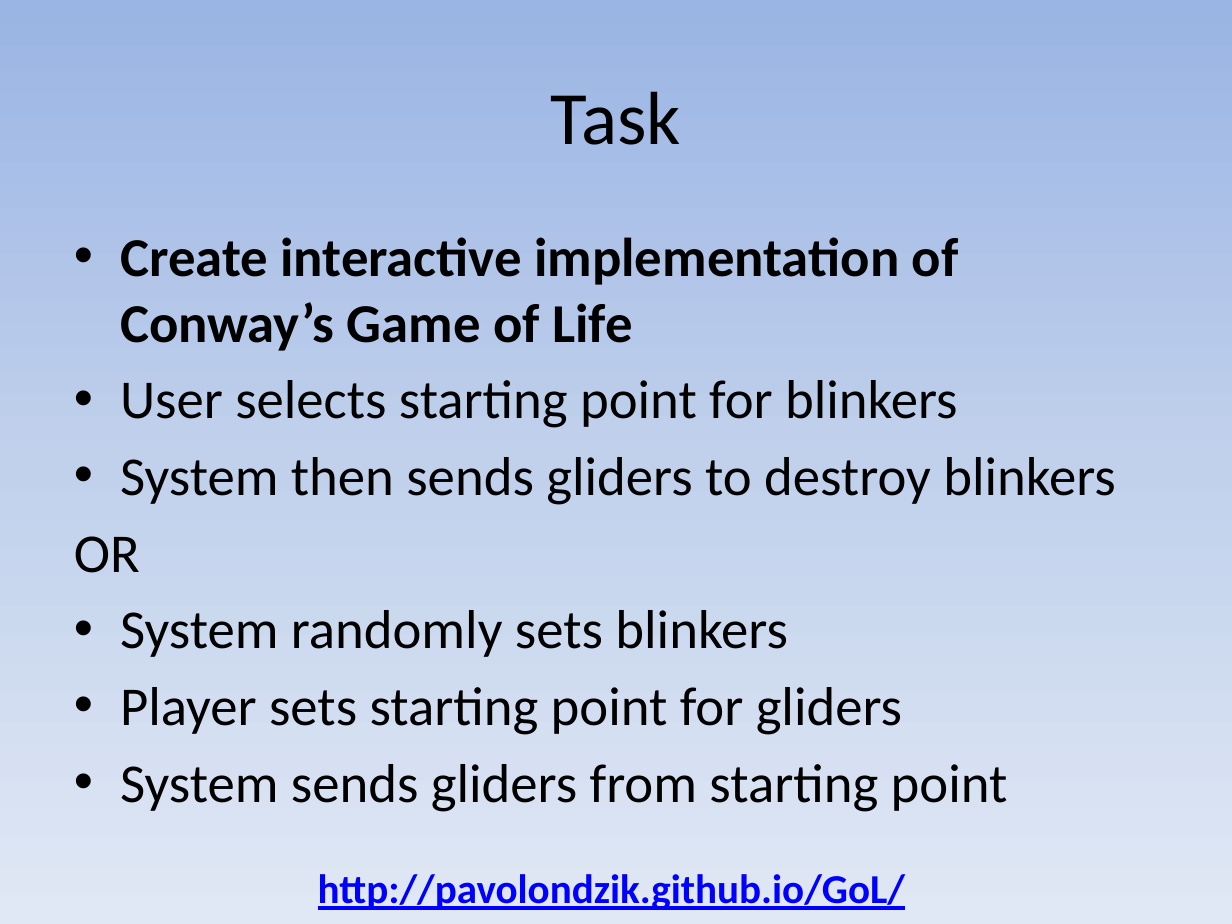
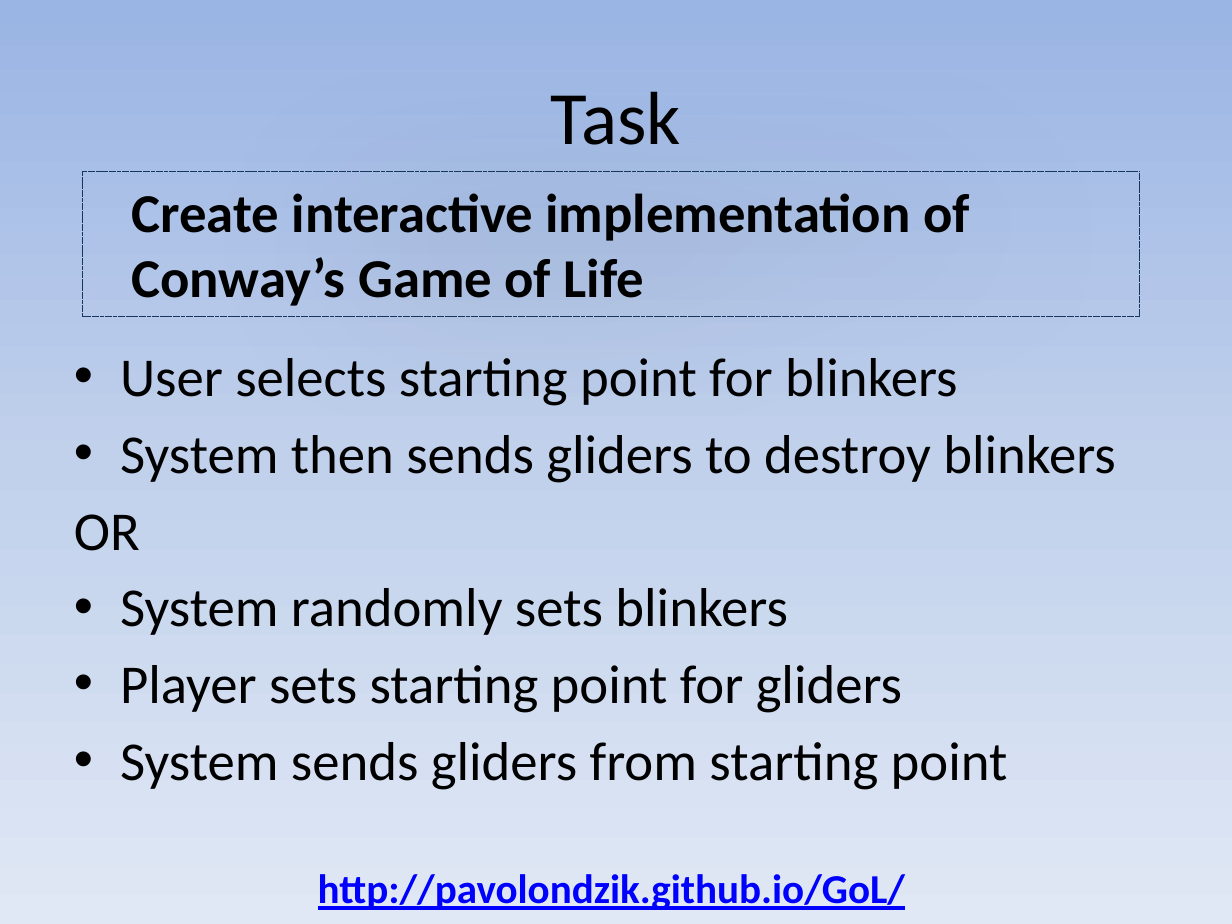
Before and after one commit to pavolondzik/GoL, a slide deck: slide 2 of Conway's Game of Life.pptx. Drawn at 1232x924 pixels with LibreOffice and Linux fonts; fonts in the diff are those of the drawing. Boxes give left, top, right and bottom in pixels: in the first picture for what was removed or moved away, otherwise in the second. Text is boxed around its words. In the diff, an @@ line names an element or a change of style, - is before the commit and + after.

```diff
--- a/Conway's Game of Life.pptx
+++ b/Conway's Game of Life.pptx
@@ rectangle added at (x1=83, y1=171, x2=1140, y2=317), outline #17375E 0.75 pt dashed, 32 pt, text #000000, bold @@
+Create interactive implementation of
+Conway’s Game of Life
@@ text at (x1=120, y1=237, x2=959, y2=351): paragraph removed @@
-• Create interactive implementation of Conway’s Game of Life
@@ text "User selects starting point for ..." moved from (x1=74, y1=237, x2=1116, y2=812) to (x1=74, y1=358, x2=1116, y2=790) @@
```
Also in this commit, not shown: 1 other slide changed, 5 other files.
